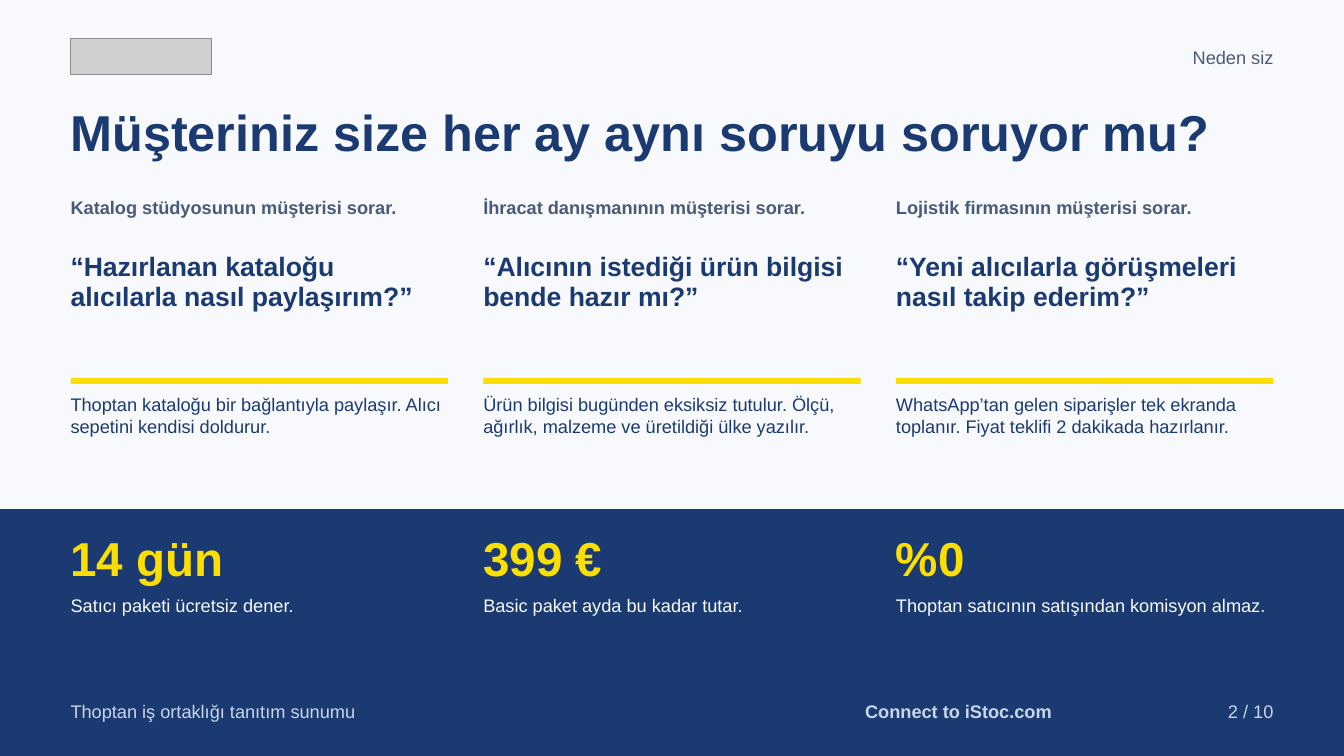
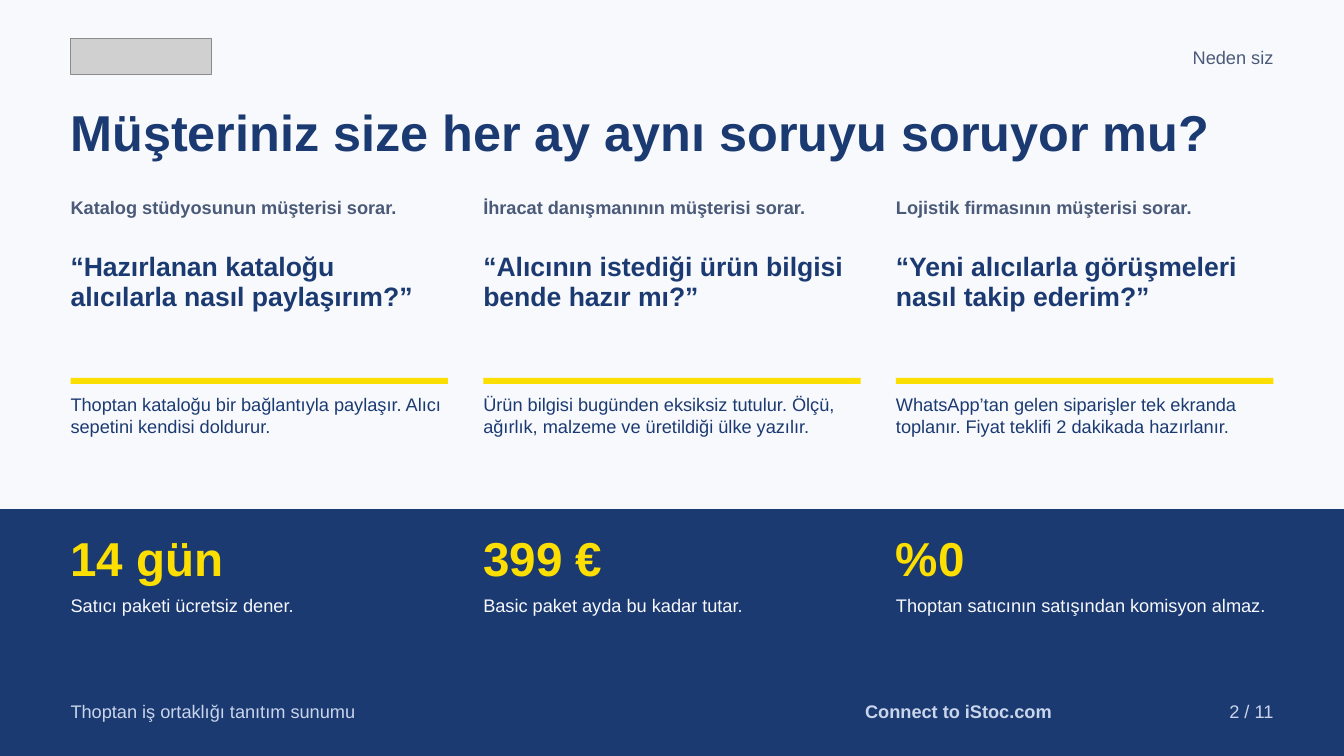
Before and after one commit to karacaismail/19ekim, a slide deck: slide 2 of public/indir/istoc/istoc-is-ortakligi-sunum.pptx. Drawn at 1344x756 pixels with LibreOffice and Linux fonts; fonts in the diff are those of the drawing; grey boxes stand for pictures. Boxes give left, top, right and bottom in pixels: in the first picture for what was removed or moved away, otherwise in the second. Text is boxed around its words. In the diff, an @@ line names an element or a change of style, - is before the commit and + after.

```diff
--- a/public/indir/istoc/istoc-is-ortakligi-sunum.pptx
+++ b/public/indir/istoc/istoc-is-ortakligi-sunum.pptx
@@ text at [1229, 705, 1274, 718]: text changed @@
-2 / 10
+2 / 11
```
Also in this commit, not shown: 9 other slides changed, 1 slide added, 43 other files.
